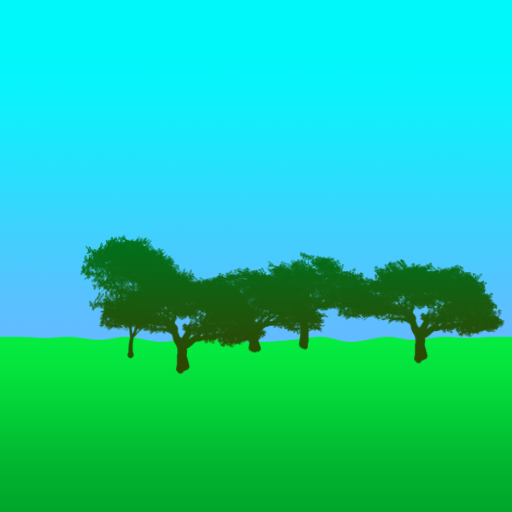
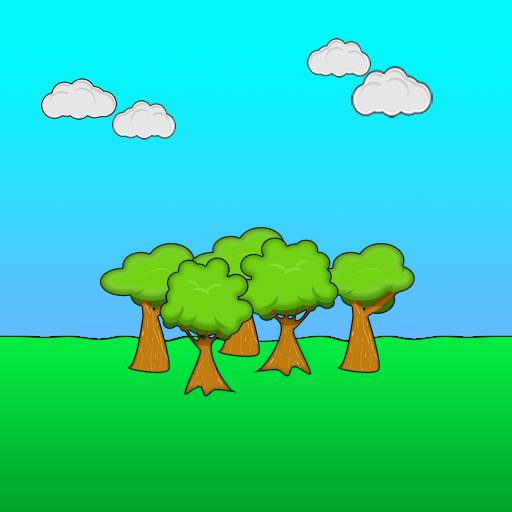
Before/after of a 512×512 layered artwork. What changed in the layer stack:
removed layer "Ebene 3" over bbox(79, 234, 505, 375)
added layer "Ebene 3 Kopie" above "Ebene 5" over bbox(159, 255, 255, 398)
added layer "Ebene 5" above "Ebene 2 Kopie 2" over bbox(233, 235, 339, 378)
added layer "Ebene 2 Kopie 2" above "Ebene 2 Kopie" over bbox(189, 226, 295, 358)
added layer "Ebene 2 Kopie" above "Ebene 6 Kopie 3" over bbox(309, 241, 415, 374)
added layer "Ebene 6 Kopie 3" above "Ebene 6 Kopie 2" over bbox(351, 66, 433, 118)
added layer "Ebene 6 Kopie 2" above "Ebene 6 Kopie" over bbox(307, 38, 371, 78)
added layer "Ebene 6 Kopie" above "Ebene 6" over bbox(112, 100, 176, 140)
added layer "Ebene 6" above "Ebene 4" over bbox(41, 78, 117, 120)
added layer "Ebene 4" above "Ebene 2" over bbox(99, 241, 205, 374)
